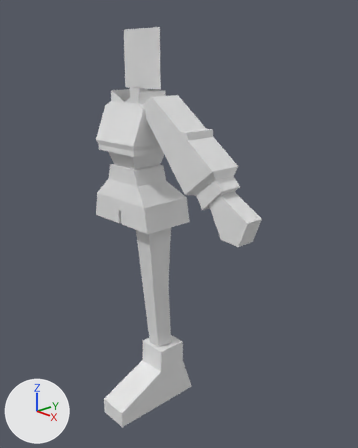
An edit to the Blender file love_chan.blend, drawn before and after from the same camera.
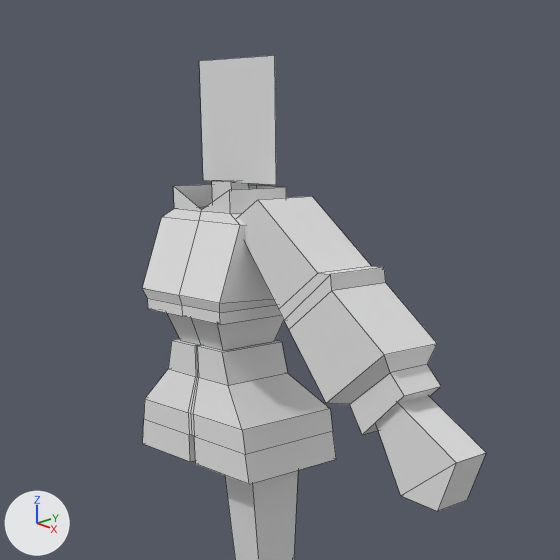
Old and new are each drawn whole from a 50 mm camera at (1.761, -1.408, 1.655) aimed at (0.248, -0.005, 0.978) and again close up on the part from 8% to 83% of the width and 0% to 60% of the height. The lights are fixed; the arrows at lower left show +X, +Y and +Z. The close-ups show mesh edges as thin lines.
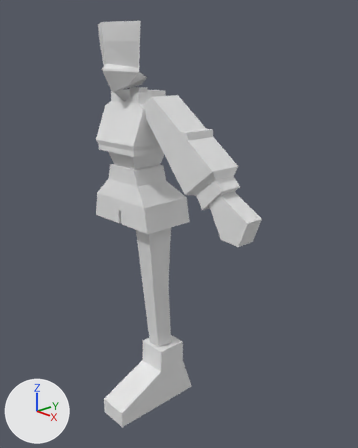
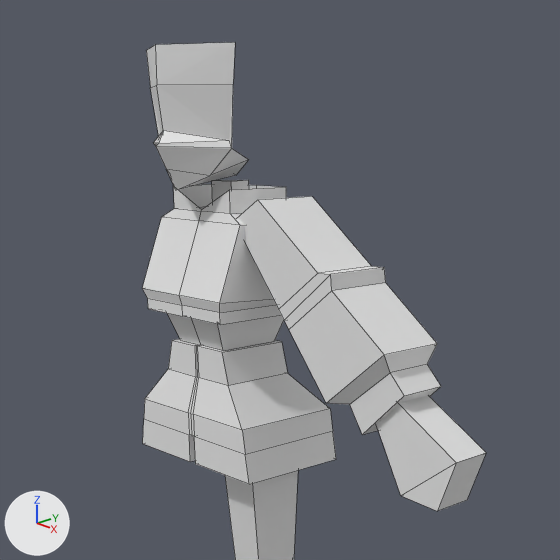
Where the change shows, as pixel boxes (x1, y1, x2, y2) in the close-ups (560 x 560 px):
'Plane', reshaped, moved, modifiers changed (32% wider, 14% taller)
    before: (199, 55, 276, 185)
    after: (146, 42, 248, 190)

Patch to the scene script:
```diff
--- a/love_chan.blend.py
+++ b/love_chan.blend.py
@@ me_plane @@
 me_plane.from_pydata(...)  # 4 vertices, 1 face; spans x -1.0..1.0, y -1.0..1.0, z 0.0
 # used by ob_plane; location = (0.007, 0.0, 1.663); rotation_euler = (1.571, 0.0, 0.0), in degrees (90, 0, 0); scale = (0.122, 0.122, 0.122)
 # verts and faces of me_plane; kept vertices keep their numbers, new ones are numbered from 4
 # before: 0 (-1.0, -1.0, 0.0) at pixel (203, 180), 1 (1.0, -1.0, 0.0) at pixel (276, 184), 2 (-1.0, 1.0, 0.0) at pixel (199, 60), 3 (1.0, 1.0, 0.0) at pixel (274, 55)
+# me_plane part 1
+delete_vertices([*range(0, 4)])  # with the faces that use them
+verts[4] = (0.99, -0.41, 0.86)  # pixel (231, 148)
+verts[5] = (1.2, 1.14, 0.92)  # pixel (235, 42)
+verts[6] = (0.0, -0.88, 0.0)  # pixel (236, 175)
+verts[7] = (0.0, 1.14, 1.56)  # pixel (155, 44)
+verts[8] = (0.0, -1.08, 1.27)  # pixel (175, 190)
+verts[9] = (0.55, -0.61, 0.16)  # pixel (248, 159)
+verts[10] = (0.0, -0.38, 1.64)  # pixel (155, 146)
+verts[11] = (0.0, -0.14, 1.47)  # pixel (163, 130)
+verts[12] = (0.04, -0.34, 1.6)  # pixel (158, 143)
+verts[13] = (0.0, -0.33, 1.68)  # pixel (153, 142)
+verts[14] = (0.99, -0.41, 0.86)  # pixel (231, 148)
+verts[15] = (0.93, -0.29, 0.86)  # pixel (229, 140)
+verts[16] = (1.13, 0.55, 0.92)  # pixel (233, 84)
+verts[17] = (0.0, 0.54, 1.56)  # pixel (156, 85)
+verts[18] = (0.55, -0.84, 0.99)  # pixel (209, 175)
+verts[19] = (0.0, -0.74, 1.45)  # pixel (166, 169)
+faces += [(8, 18, 19), (10, 12, 13), (11, 15, 14, 16, 17), (11, 12, 15), (11, 13, 12), (4, 15, 12, 10)]
+faces += [(4, 14, 15), (5, 7, 17, 16), (6, 9, 18, 8), (4, 18, 9), (4, 10, 19, 18)]
@@ ob_plane @@
 ob_plane = bpy.data.objects.new('Plane', me_plane)
-ob_plane.location = (0.007, 0.0, 1.663)
+ob_plane.location = (0.0, 0.0, 1.663)
 ob_plane.rotation_euler = (1.571, 0.0, 0.0)  # degrees (90, 0, 0)
 ob_plane.scale = (0.122, 0.122, 0.122)
+_m = ob_plane.modifiers.new('Mirror', 'MIRROR')
```
